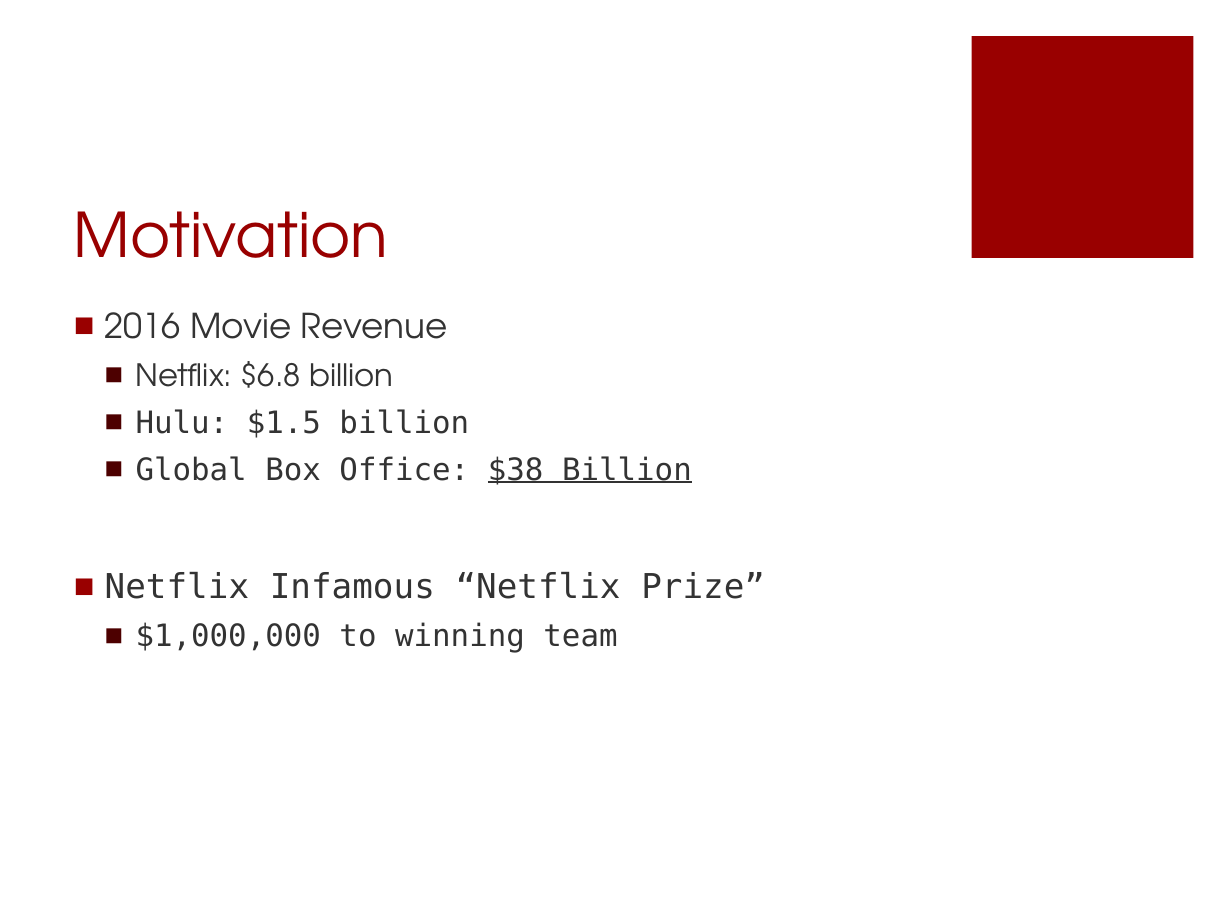
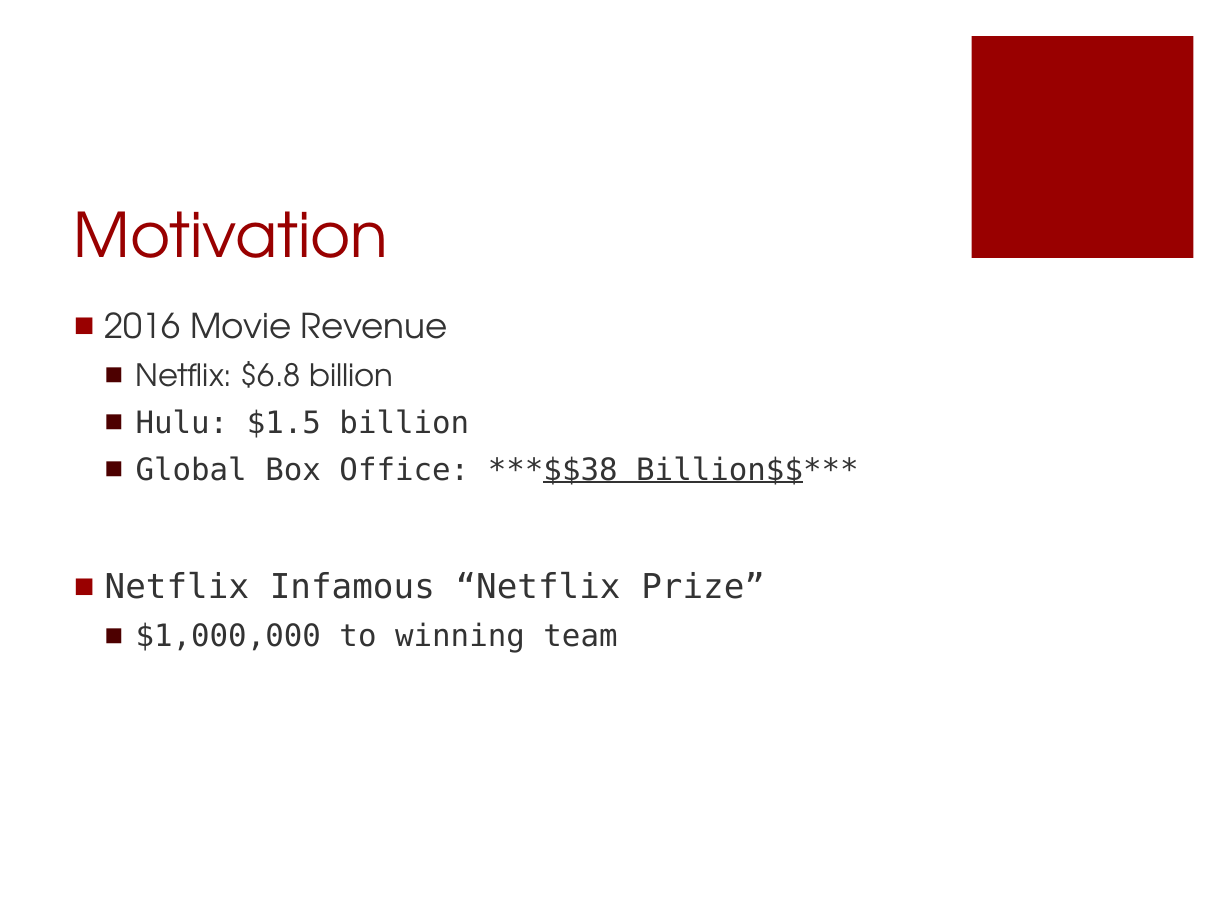
Before and after one commit to scrasmussen/euler-enigma, a slide deck: slide 2 of project/movieML/presentation.pptx. Drawn at 1232x924 pixels with LibreOffice and Linux fonts; fonts in the diff are those of the drawing. Boxes give left, top, right and bottom in pixels: in the first picture for what was removed or moved away, otherwise in the second. Text is boxed around its words. In the diff, an @@ line names an element or a change of style, - is before the commit and + after.

```diff
--- a/project/movieML/presentation.pptx
+++ b/project/movieML/presentation.pptx
@@ text at [136,456,859,485]: text changed @@
-  ■ Global Box Office: $38 Billion
+  ■ Global Box Office: ***$$38 Billion$$***
```
Also in this commit, not shown: 6 other slides changed, 1 slide added.
